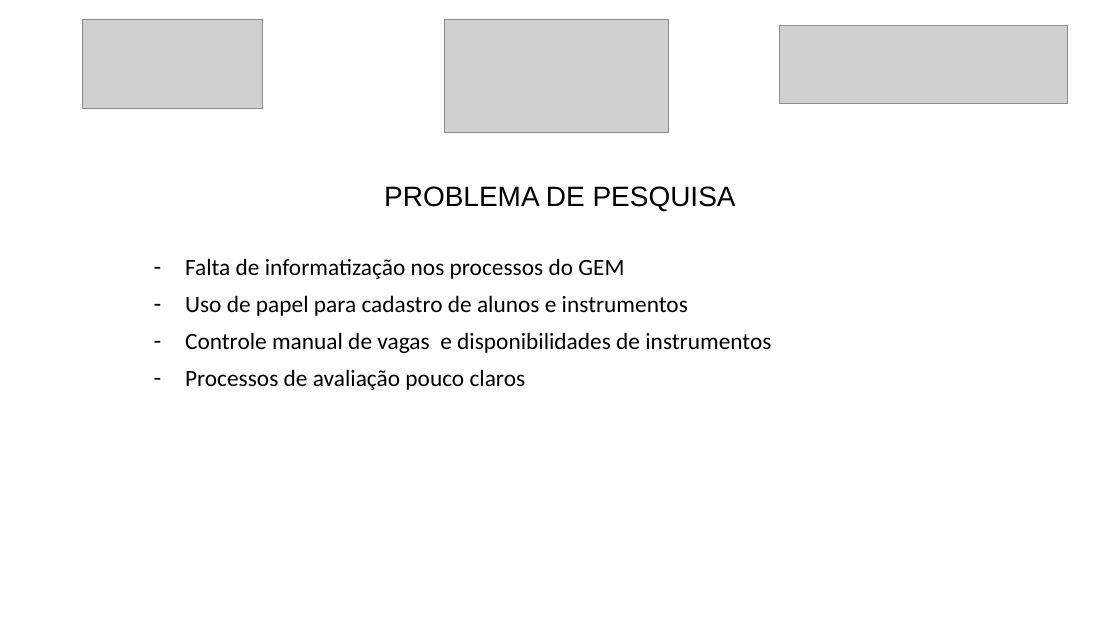
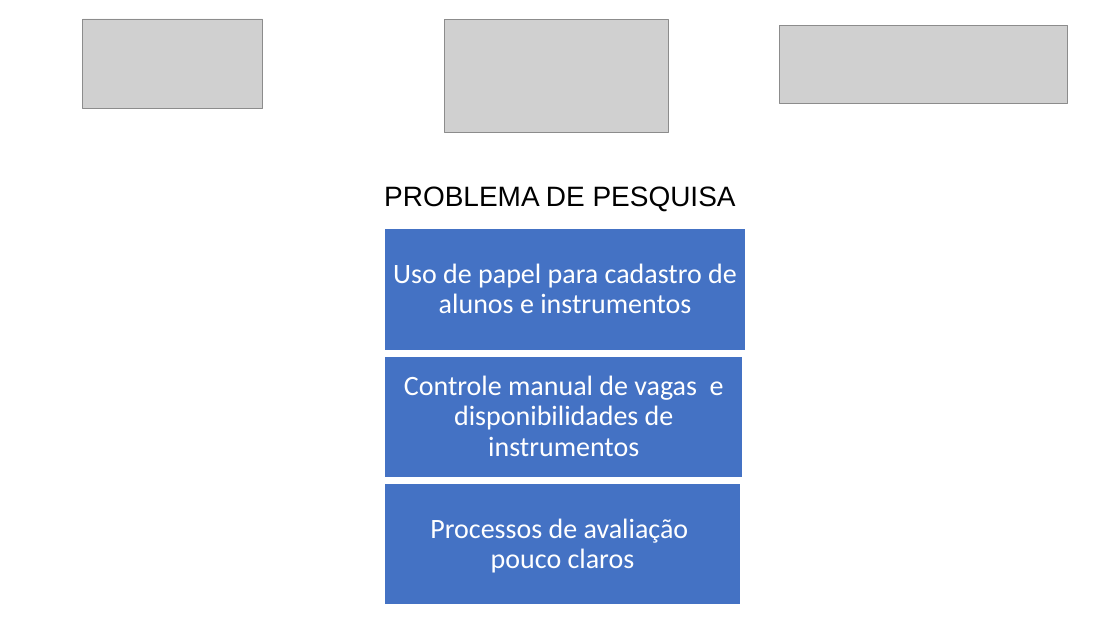
Before and after one commit to luanmenezesx/TCC-CCB, a slide deck: slide 3 of Modelo slides apresentação TCC.pptx. Drawn at 1120x630 pixels with LibreOffice and Linux fonts; fonts in the diff are those of the drawing; grey boxes stand for pictures. Boxes give left, top, right and bottom in pixels: in the first picture for what was removed or moved away, otherwise in the second. Text is boxed around its words. In the diff, an @@ line names an element or a change of style, - is before the commit and + after.

```diff
--- a/Modelo slides apresentação TCC.pptx
+++ b/Modelo slides apresentação TCC.pptx
@@ subtitle removed at (x1=185, y1=258, x2=771, y2=390) @@
-– Falta de informatização nos processos do GEM
-– Uso de papel para cadastro de alunos e instrumentos
-– Controle manual de vagas e disponibilidades de instrumentos
-– Processos de avaliação pouco claros
@@ group added at (x1=385, y1=229, x2=746, y2=605): 3 rectangles, 3 texts @@
+Uso de papel para cadastro de alunos e instrumentos
+Controle manual de vagas e disponibilidades de instrumentos
+Processos de avaliação pouco claros
```
Also in this commit, not shown: 7 other slides changed, 2 slides added, 3 other files.
